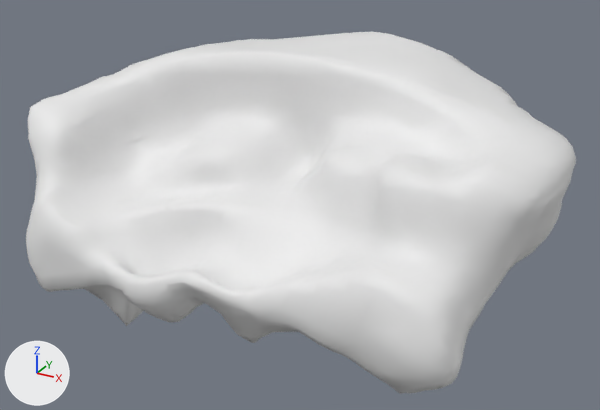
Renders of the Blender file Blender/AlpineIslands/AlpineFinalIsland.blend from each side of a commit.
Before and after are seen from a 50 mm lens placed at (45.5, -128.1, 72.6), pointed at (-38.9, 25.4, -4.1). The axes (+X, +Y, +Z) are drawn at lower left. The lights are the same throughout.

Script lines for the objects in view, before the commit:
```python
me_finalisland = bpy.data.meshes.new('FinalIsland')
me_finalisland.from_pydata(...)  # 3084 vertices, 3584 faces; spans x -43.8..42.3, y -30.4..33.2, z -31.8..23.7
me_finalisland.polygons.foreach_set('use_smooth', [True] * 3584)
cu_beziercurve = bpy.data.curves.new('BezierCurve', 'CURVE')
cu_beziercurve.dimensions = '3D'
_sp = cu_beziercurve.splines.new('BEZIER'); _sp.bezier_points.add(1)
_sp.bezier_points.foreach_set('co', [-33.0, 0.0, 0.0, 29.0, 0.0, 0.0])
_sp.bezier_points.foreach_set('handle_left', [-33.66, 0.0, -0.247, 4.0, 0.0, 10.0])
_sp.bezier_points.foreach_set('handle_right', [-6.2, 0.0, 10.0, 29.93, 0.0, -0.371])
for _p, _l, _r in zip(_sp.bezier_points, ['ALIGNED', 'ALIGNED'], ['ALIGNED', 'ALIGNED']): _p.handle_left_type = _l; _p.handle_right_type = _r
_sp.order_u = 0
_sp.order_v = 0
cu_beziercurve.use_path = True
cu_beziercurve.fill_mode = 'FULL'
ob_beziercurve = bpy.data.objects.new('BezierCurve', cu_beziercurve)
ob_beziercurve.location = (-34.0, 0.0, -30.0)
ob_finalisland = bpy.data.objects.new('FinalIsland', me_finalisland)
ob_finalisland.location = (-3.3, 12.4, 3.6)
_m = ob_finalisland.modifiers.new('Curve', 'CURVE')
_m.object = ob_beziercurve
```
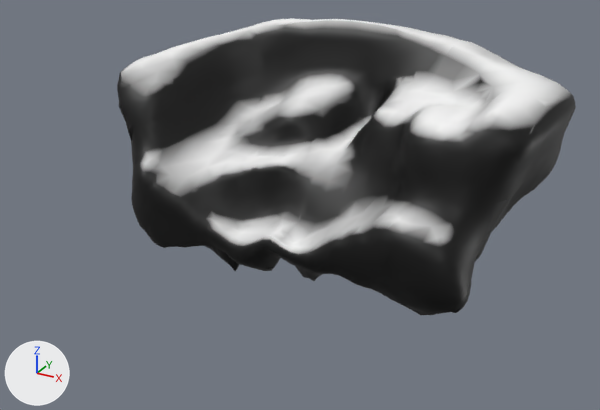
ob_beziercurve is not drawn itself; it is used by a modifier of ob_finalisland.

The change, as JSON lines over the scene's bpy script:
```json
{"op": "add", "block": "mat_material_001", "code": ["mat_material_001 = bpy.data.materials.new('Material.001')", "# nodes: BsdfPrincipled, OutputMaterial, SeparateXYZ, TexCoord, ValToRGB", "# colours: black #000000, white #ffffff"]}
{"block": "me_finalisland", "where": "me_finalisland.from_pydata(...)  # 3084 vertices, 3584 faces; spans x -43.8..42.3, y -30.4..33.2, z -31.8..23.7"}
{"op": "add", "block": "me_finalisland", "code": "me_finalisland.materials.append(mat_material_001)"}
{"op": "add", "block": "cu_beziercurve_001", "code": ["cu_beziercurve_001 = bpy.data.curves.new('BezierCurve.001', 'CURVE')", "cu_beziercurve_001.dimensions = '3D'", "_sp = cu_beziercurve_001.splines.new('BEZIER'); _sp.bezier_points.add(1)", "_sp.bezier_points.foreach_set('co', [-33.0, 0.0, 0.0, 29.0, 0.0, 0.0])", "_sp.bezier_points.foreach_set('handle_left', [-33.66, 0.0, -0.247, 4.0, 0.0, 10.0])", "_sp.bezier_points.foreach_set('handle_right', [-6.2, 0.0, 10.0, 29.93, 0.0, -0.371])", "for _p, _l, _r in zip(_sp.bezier_points, ['ALIGNED', 'ALIGNED'], ['ALIGNED', 'ALIGNED']): _p.handle_left_type = _l; _p.handle_right_type = _r", "_sp.order_u = 0", "_sp.order_v = 0", "cu_beziercurve_001.use_path = True", "cu_beziercurve_001.fill_mode = 'FULL'"]}
{"op": "set", "path": "ob_finalisland.location", "old": "(-3.3, 12.4, 3.6)", "new": "(0.0, 0.0, 0.0)"}
{"block": "ob_finalisland", "where": "_m = ob_finalisland.modifiers.new('Curve', 'CURVE')"}
{"op": "set", "path": "_m.object", "old": "ob_beziercurve", "new": "ob_x_curve"}
{"op": "add", "block": "ob_finalisland", "code": "_m = ob_finalisland.modifiers.new('Curve.001', 'CURVE')"}
{"op": "add", "block": "ob_finalisland", "code": "_m.object = ob_y_curve"}
{"op": "remove", "block": "ob_beziercurve", "code": ["ob_beziercurve = bpy.data.objects.new('BezierCurve', cu_beziercurve)", "ob_beziercurve.location = (-34.0, 0.0, -30.0)"]}
{"op": "add", "block": "ob_y_curve", "code": ["ob_y_curve = bpy.data.objects.new('Y Curve', cu_beziercurve_001)", "ob_y_curve.location = (-34.0, 29.0, -9.0)", "ob_y_curve.rotation_euler = (0.0, 0.0, -1.571)  # degrees (0, 0, -90)"]}
{"op": "add", "block": "ob_x_curve", "code": ["ob_x_curve = bpy.data.objects.new('X Curve', cu_beziercurve)", "ob_x_curve.location = (-34.0, 0.0, -9.0)"]}
```

Location of each change, (x1, y1, x2, y2) in pixels of the pictures (600 x 410 px):
```json
{"object": "FinalIsland", "change": "reshaped, recoloured, moved, modifiers changed", "before": [26, 32, 576, 394], "after": [117, 18, 576, 315], "on screen": "17% narrower, 18% shorter"}
```
